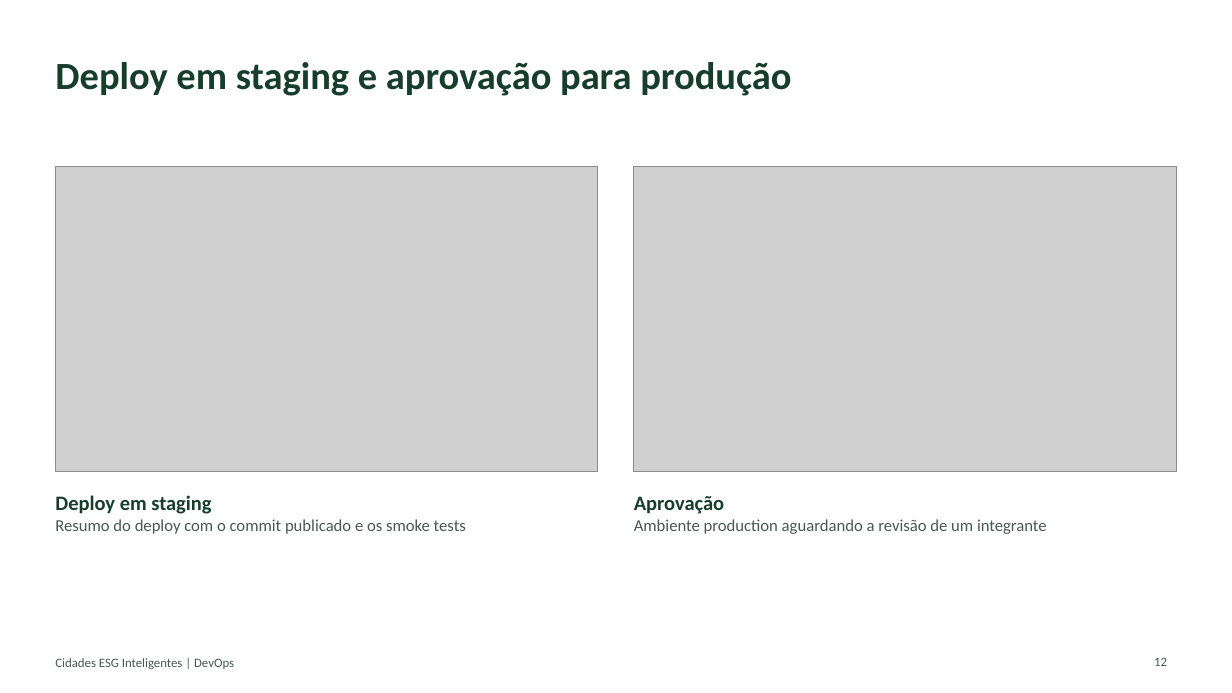
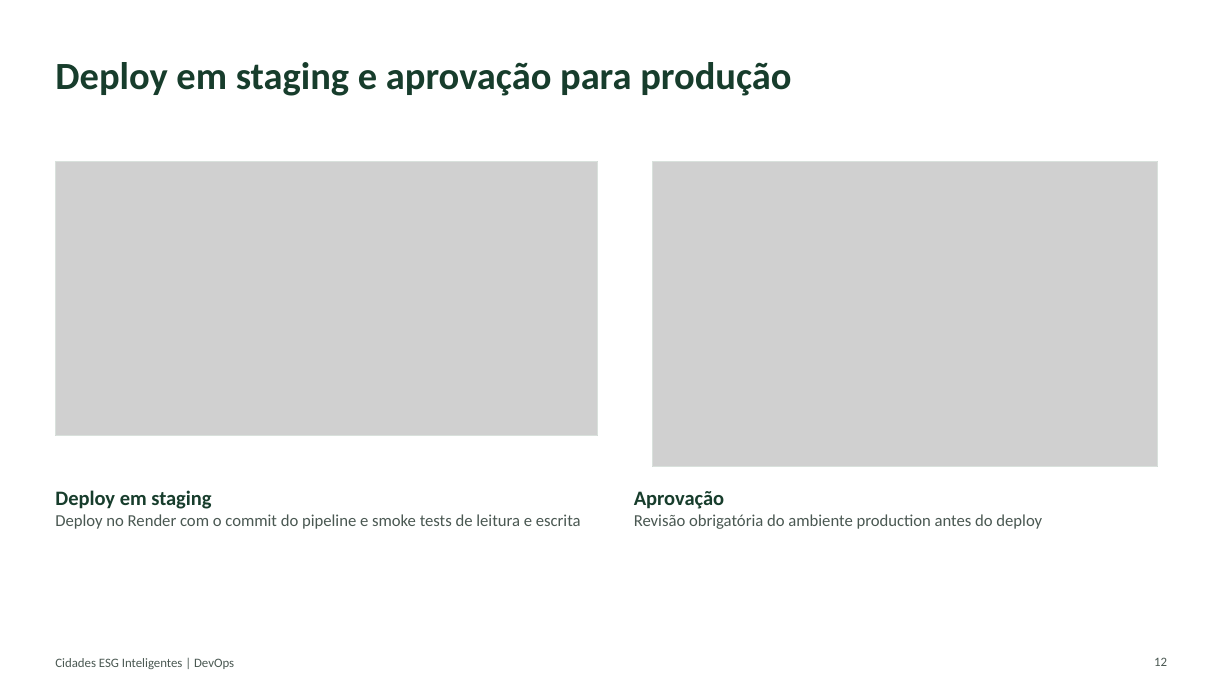
Before and after one commit to Julhaalmeida/cidades-esg-inteligentes, a slide deck: slide 12 of docs/Documentacao-Tecnica-Cidades-ESG.pptx. Drawn at 1232x693 pixels with LibreOffice and Linux fonts; fonts in the diff are those of the drawing; grey boxes stand for pictures. Boxes give left, top, right and bottom in pixels: in the first picture for what was removed or moved away, otherwise in the second. Text is boxed around its words. In the diff, an @@ line names an element or a change of style, - is before the commit and + after.

Commit message:
Prints reais, links dos ambientes e documentação final [skip ci]

```diff
--- a/docs/Documentacao-Tecnica-Cidades-ESG.pptx
+++ b/docs/Documentacao-Tecnica-Cidades-ESG.pptx
@@ picture: place and size @@
-picture at box(55, 166, 598, 471)
+picture at box(55, 162, 598, 435)
@@ rectangle at box(55, 162, 598, 435): fill #F3F6F4 to none @@
@@ rectangle: place and size @@
-rectangle at box(55, 166, 598, 471)
+rectangle at box(55, 162, 598, 435)
@@ picture: place and size @@
-picture at box(634, 166, 1177, 471)
+picture at box(653, 162, 1158, 467)
@@ rectangle: place and size @@
-rectangle at box(634, 166, 1177, 471)
+rectangle at box(653, 162, 1158, 467)
@@ rectangle at box(653, 162, 1158, 467): fill #F3F6F4 to none @@
@@ text at box(55, 514, 581, 529): text changed @@
-Resumo do deploy com o commit publicado e os smoke tests
+Deploy no Render com o commit do pipeline e smoke tests de leitura e escrita
@@ text at box(634, 514, 1042, 529): text changed @@
-Ambiente production aguardando a revisão de um integrante
+Revisão obrigatória do ambiente production antes do deploy
```
Also in this commit, not shown: 8 other slides changed, 16 other files.
